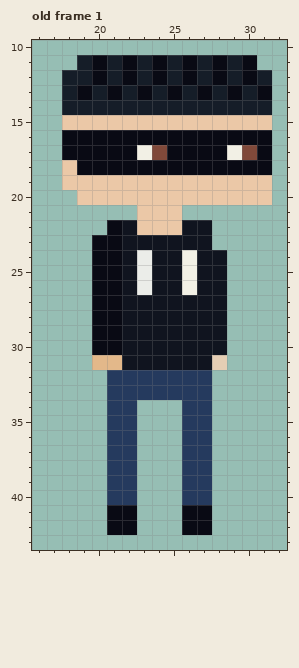
Pixel-art file: assets/textures/ase files/main-character.ase. The picture above was drawn from the file before the commit.
50x50 pixels, 23 frames. Shown: old frame 1: x 16..32, y 10..43. The commit also changed other frames, which this record leaves out.
After:
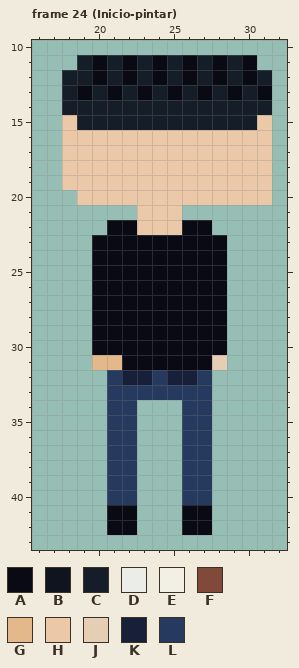
Palette (. is transparent): A #090a14  B #10141f  C #151d28  D #ebede9  E #f2f0e5  F #80493a  G #e3b88a  H #ebc8a7  J #e5ceb4  K #172038  L #253a5e
A new or re-ordered frame is compared with the old frame closest to it.
Change:
frames 23 -> 26
--- frame 24 (Inicio-pintar) is new; against old frame 1
@@ x 16..32 @@
 14 ..CCCCCCCCCCCCCC.
-15 ..HHHHHHHHHHHHHH.
-16 ..AAAAAAAAAAAAAA.
-17 ..AAAAAEFAAAAEFA.
-18 ..HAAAAAAAAAAAAA.
+15 ..HCCCCCCCCCCCCH.
+16 ..HHHHHHHHHHHHHH.
+17 ..HHHHHHHHHHHHHH.
+18 ..HHHHHHHHHHHHHH.
 19 ..HHHHHHHHHHHHHH.
@@ x 20..30 @@
 21 ...HHH.....
-22 .ABHHHBB...
-23 AABBBBBB...
-24 AABDBBEBB..
-25 AABDBBEBB..
-26 AABDBBEBB..
-27 AABBBBBBB..
-28 AABBBBBBB..
-29 AABBBBBBB..
-30 AABBBBBBB..
-31 GGBBBBBBJ..
-32 .LLLLLLL...
+22 .AAHHHAA...
+23 AAAAAAAAA..
+24 AAAAAAAAA..
+25 AAAAAAAAA..
+26 AAAAAAAAA..
+27 AAAAAAAAA..
+28 AAAAAAAAA..
+29 AAAAAAAAA..
+30 AAAAAAAAA..
+31 GGAAAAAAJ..
+32 .LKKLKKL...
 33 .LLLLLLL...
